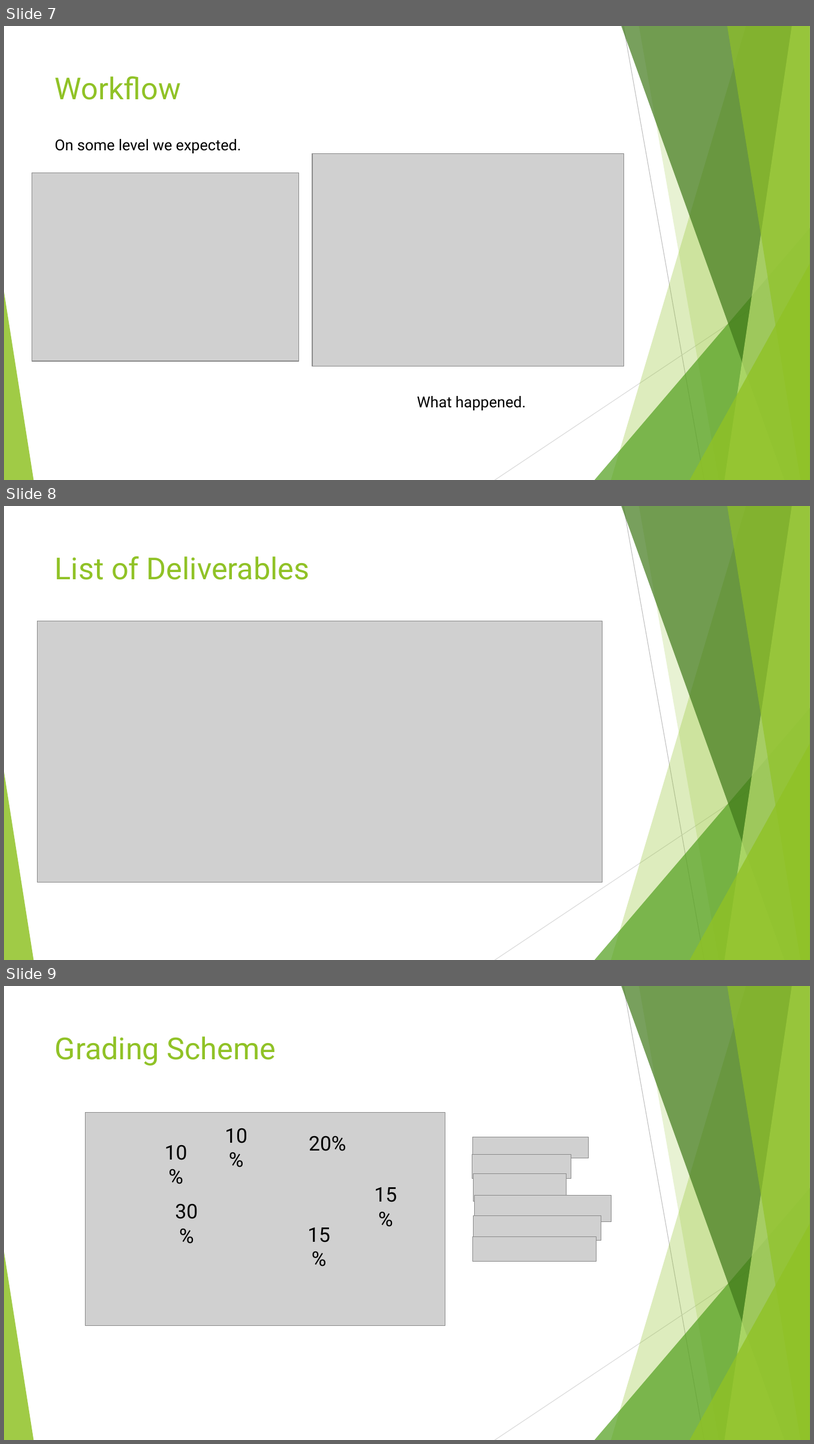
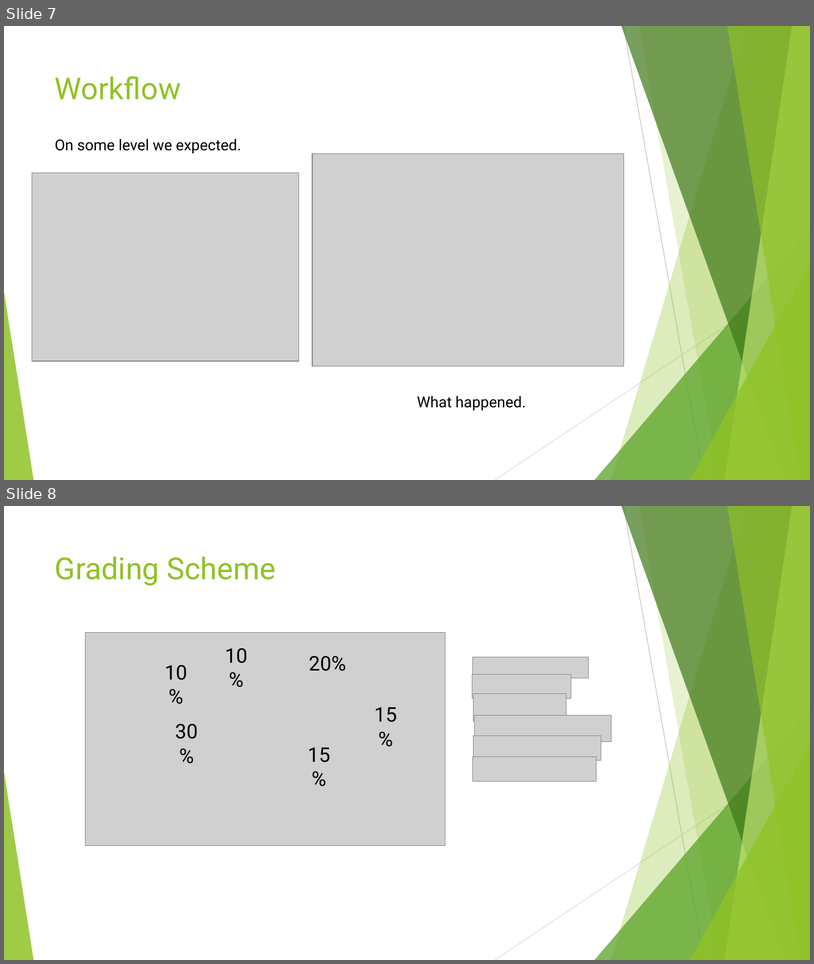
Before and after one commit to Project6/Planit, a slide deck: Final Project Documentation/CSC521.pptx. Shown one above the other, each under a label of ours: slides 7, 8 and 9 before the commit, slides 7 and 8 after it. The pictures are 814x1444 and 814x964 pixels, drawn with LibreOffice and Linux fonts; fonts in the diff are those of the drawing; grey boxes stand for pictures. Boxes give left, top, right and bottom in pixels: in the first picture for what was removed or moved away, otherwise in the second. Text is boxed around its words. In the diff, an @@ line names an element or a change of style, - is before the commit and + after.

```diff
--- a/Final Project Documentation/CSC521.pptx
+++ b/Final Project Documentation/CSC521.pptx
@@ slide 8 removed at [4,506,810,960], background #FFFFFF; not listed: 10 template elements that a slide beside it also shows @@
@@ title removed at [55,556,310,580] @@
-List of Deliverables
@@ picture removed at [37,621,603,882] @@
@@ what was slide 9 is now slide 8 @@
```
Also in this commit, not shown: 4 slides changed, 6 slides added, 1 other slide removed.
